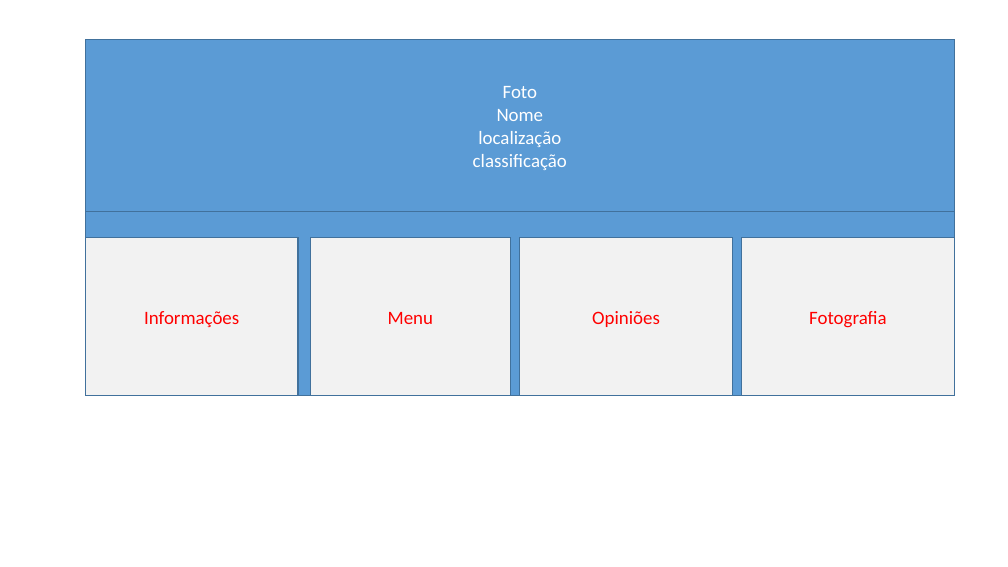
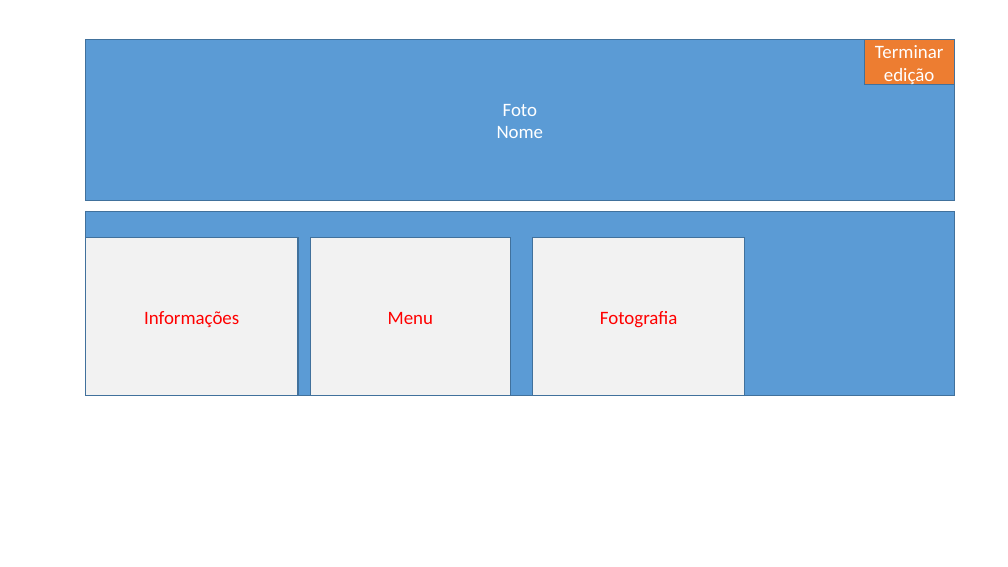
Before and after one commit to andreiacarodrigues/FEUP-LTW, a slide deck: slide 5 of Resources/ltw.odp. Drawn at 1008x567 pixels with LibreOffice and Linux fonts; fonts in the diff are those of the drawing. Boxes give left, top, right and bottom in pixels: in the first picture for what was removed or moved away, otherwise in the second. Text is boxed around its words. In the diff, an @@ line names an element or a change of style, - is before the commit and + after.

```diff
--- a/Resources/ltw.odp
+++ b/Resources/ltw.odp
@@ freeform shape "Foto": place and size @@
-freeform shape "Foto" at <box>85,39,954,212</box>
+freeform shape "Foto" at <box>85,39,954,200</box>
@@ freeform shape added at <box>864,39,954,85</box>, fill #ED7D31, outline #41719C 0.99 pt, 18 pt, text #FFFFFF @@
+Terminar edição
@@ text in freeform shape at <box>473,131,567,170</box>: paragraphs removed @@
-localização
-classificação
@@ freeform shape removed at <box>520,237,733,395</box> @@
-Opiniões
@@ freeform shape "Fotografia": place and size @@
-freeform shape "Fotografia" at <box>742,237,954,395</box>
+freeform shape "Fotografia" at <box>532,237,745,395</box>
```
Also in this commit, not shown: 1 other slide changed, 1 slide added, 3 other files.
